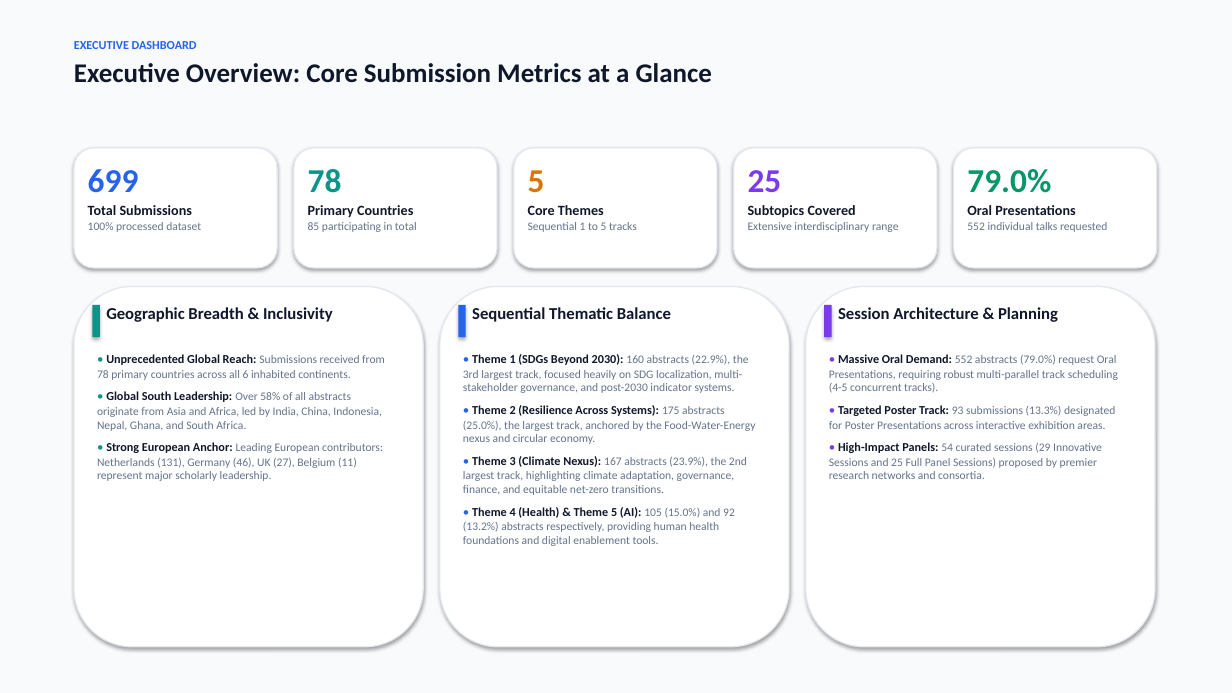
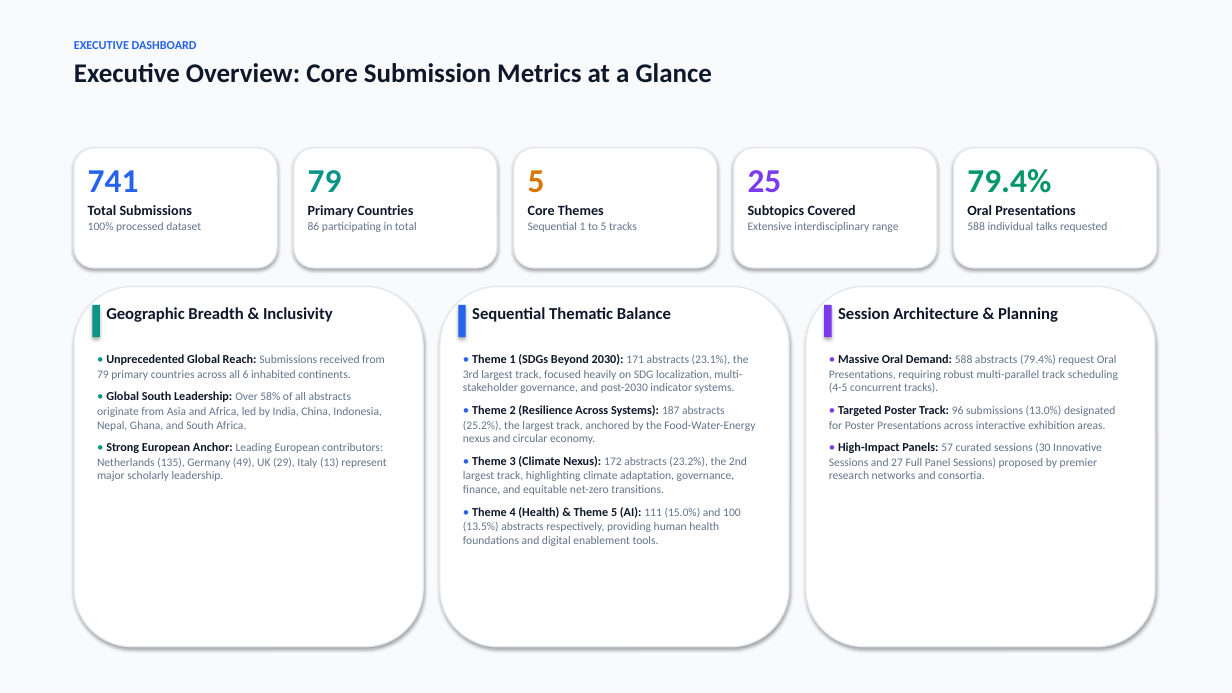
Before and after one commit to ponraj-aru/gsc2027-dashboard, a slide deck: slide 2 of GSC2027_Abstract_Submissions_Analysis_Report.pptx. Drawn at 1232x693 pixels with LibreOffice and Linux fonts; fonts in the diff are those of the drawing. Boxes give left, top, right and bottom in pixels: in the first picture for what was removed or moved away, otherwise in the second. Text is boxed around its words. In the diff, an @@ line names an element or a change of style, - is before the commit and + after.

Commit message:
Update dashboard with latest abstracts from adminPapersBrowse_2026-11-01_04-41-18.doc (741 submissions)

```diff
--- a/GSC2027_Abstract_Submissions_Analysis_Report.pptx
+++ b/GSC2027_Abstract_Submissions_Analysis_Report.pptx
@@ text at [88, 170, 139, 192]: text changed @@
-699
+741
@@ text at [308, 170, 342, 192]: text changed @@
-78
+79
@@ text at [967, 169, 1051, 193]: text changed @@
-79.0%
+79.4%
@@ text at [308, 222, 417, 232]: text changed @@
-85 participating in total
+86 participating in total
@@ text at [967, 222, 1107, 232]: text changed @@
-552 individual talks requested
+588 individual talks requested
@@ text at [463, 354, 755, 546]: text changed @@
-• Theme 1 (SDGs Beyond 2030): 160 abstracts (22.9%), the 3rd largest track, focused heavily on SDG localization, multi-stakeholder governance, and post-2030 indicator systems.
-• Theme 2 (Resilience Across Systems): 175 abstracts (25.0%), the largest track, anchored by the Food-Water-Energy nexus and circular economy.
-• Theme 3 (Climate Nexus): 167 abstracts (23.9%), the 2nd largest track, highlighting climate adaptation, governance, finance, and equitable net-zero transitions.
-• Theme 4 (Health) & Theme 5 (AI): 105 (15.0%) and 92 (13.2%) abstracts respectively, providing human health foundations and digital enablement tools.
+• Theme 1 (SDGs Beyond 2030): 171 abstracts (23.1%), the 3rd largest track, focused heavily on SDG localization, multi-stakeholder governance, and post-2030 indicator systems.
+• Theme 2 (Resilience Across Systems): 187 abstracts (25.2%), the largest track, anchored by the Food-Water-Energy nexus and circular economy.
+• Theme 3 (Climate Nexus): 172 abstracts (23.2%), the 2nd largest track, highlighting climate adaptation, governance, finance, and equitable net-zero transitions.
+• Theme 4 (Health) & Theme 5 (AI): 111 (15.0%) and 100 (13.5%) abstracts respectively, providing human health foundations and digital enablement tools.
@@ text at [829, 354, 1118, 479]: text changed @@
-• Massive Oral Demand: 552 abstracts (79.0%) request Oral Presentations, requiring robust multi-parallel track scheduling (4-5 concurrent tracks).
-• Targeted Poster Track: 93 submissions (13.3%) designated for Poster Presentations across interactive exhibition areas.
-• High-Impact Panels: 54 curated sessions (29 Innovative Sessions and 25 Full Panel Sessions) proposed by premier research networks and consortia.
+• Massive Oral Demand: 588 abstracts (79.4%) request Oral Presentations, requiring robust multi-parallel track scheduling (4-5 concurrent tracks).
+• Targeted Poster Track: 96 submissions (13.0%) designated for Poster Presentations across interactive exhibition areas.
+• High-Impact Panels: 57 curated sessions (30 Innovative Sessions and 27 Full Panel Sessions) proposed by premier research networks and consortia.
@@ text at [97, 442, 386, 481]: text changed @@
-• Strong European Anchor: Leading European contributors: Netherlands (131), Germany (46), UK (27), Belgium (11) represent major scholarly leadership.
+• Strong European Anchor: Leading European contributors: Netherlands (135), Germany (49), UK (29), Italy (13) represent major scholarly leadership.
```
Also in this commit, not shown: 14 other slides changed, 45 other files.
